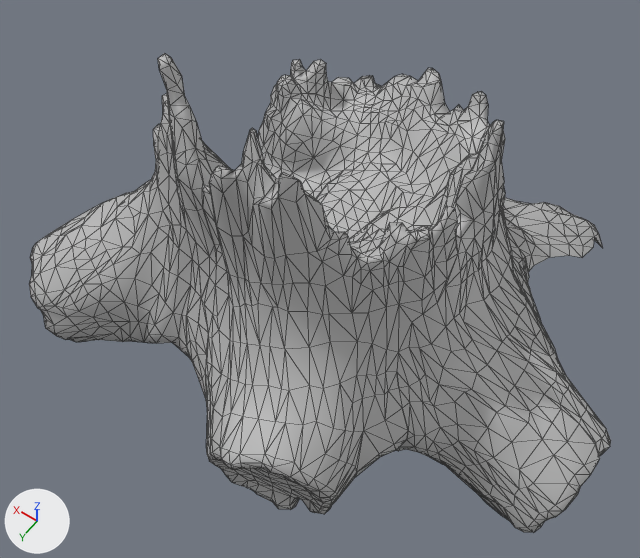
The FBX model Assets/3D Assets/Waterfall Level/Treestump split.fbx as it was, and as the next commit left it.
One viewpoint serves both versions: a 50 mm camera at (-0.0416, 0.0887, 0.1134) aimed at (-0.0063, 0.0392, 0.0356). Lighting does not change. The marker at lower left points along +X, +Y and +Z. Mesh edges are drawn as thin lines. Where no turn or scale is listed for an object, it has been applied to the vertices.

Script lines for the objects in view, before the commit:
```python
me_mesh = bpy.data.meshes.new('Mesh')
me_mesh.from_pydata(...)  # 423 vertices, 754 faces; spans x -0.0192..0.0134, y 0.0202..0.0488, z 0.0263..0.0575
me_mesh.materials.append(mat_lambert1)  # grey #bcbcbc
me_mesh_001 = bpy.data.meshes.new('Mesh.001')
me_mesh_001.from_pydata(...)  # 513 vertices, 948 faces; spans x -0.011..0.0172, y -0.0021..0.0328, z 0.0216..0.0523
me_mesh_001.materials.append(mat_lambert1)  # grey #bcbcbc
me_mesh_002 = bpy.data.meshes.new('Mesh.002')
me_mesh_002.from_pydata(...)  # 594 vertices, 1099 faces; spans x -0.041..-0.009, y 0.0064..0.0473, z 0.0162..0.0603
me_mesh_002.materials.append(mat_lambert1)  # grey #bcbcbc
me_mesh_003 = bpy.data.meshes.new('Mesh.003')
me_mesh_003.from_pydata(...)  # 424 vertices, 795 faces; spans x -0.0231..0.0024, y 0.0418..0.0621, z 0.021..0.0645
me_mesh_003.materials.append(mat_lambert1)  # grey #bcbcbc
me_mesh_004 = bpy.data.meshes.new('Mesh.004')
me_mesh_004.from_pydata(...)  # 521 vertices, 985 faces; spans x -0.0016..0.0278, y 0.0377..0.0583, z 0.0198..0.0664
me_mesh_004.materials.append(mat_lambert1)  # grey #bcbcbc
ob_treestump_split_a = bpy.data.objects.new('Treestump_split_a', me_mesh_001)
ob_treestump_split_a.location = (0.0, 0.0, 0.0)
ob_treestump_split_b = bpy.data.objects.new('Treestump_split_b', me_mesh_002)
ob_treestump_split_b.location = (0.0, 0.0, 0.0)
ob_treestump_split_c = bpy.data.objects.new('Treestump_split_c', me_mesh_003)
ob_treestump_split_c.location = (0.0, 0.0, 0.0)
ob_treestump_split_center = bpy.data.objects.new('Treestump_split_center', me_mesh)
ob_treestump_split_center.location = (0.0, 0.0, 0.0)
ob_treestump_split_d = bpy.data.objects.new('Treestump_split_d', me_mesh_004)
ob_treestump_split_d.location = (0.0, 0.0, 0.0)
```
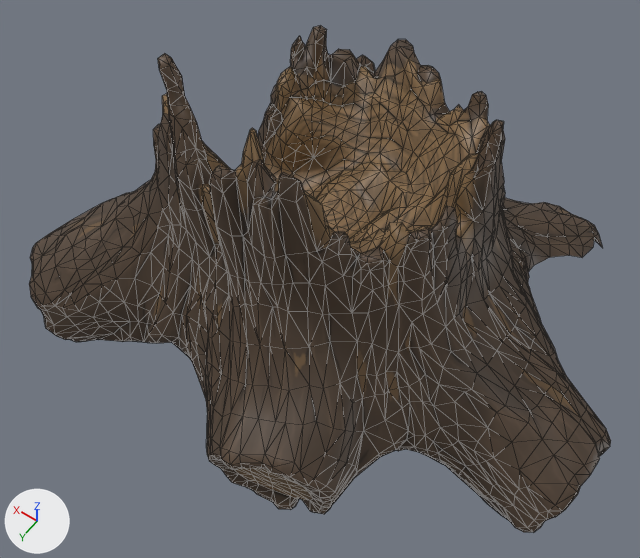
What changed in the scene script:
```text
Add mat_mat_treestump_a:
    mat_mat_treestump_a = principled_material('mat_treestump_a')
    mat_mat_treestump_a.texture = img_waterfall_tree_alb_1_png
Add mat_mat_treestump_center:
    mat_mat_treestump_center = principled_material('mat_treestump_center')
    mat_mat_treestump_center.texture = img_waterfall_tree_alb_png
Change me_mesh:
    where me_mesh.from_pydata(...)  # 423 vertices, 754 faces; spans x -0.0192..0.0134, y 0.0202..0.0488, z 0.0263..0.0575
    me_mesh part 1: 48 of 423 vertices moved; they spanned x -0.007..0.0055, y 0.0202..0.0277, z 0.0448..0.0499 and now span x -0.007..0.0055, y 0.0202..0.0277, z 0.045..0.0519; mean shift (0.0, 0.0, 0.0014); largest move (-0.0045, 0.0211, 0.0484) -> (-0.0045, 0.0211, 0.0519)
    me_mesh part 2: 728 faces spanning x -0.0192..0.0134, y 0.0202..0.0488, z 0.0263..0.0575 switch from mat_lambert1 (grey #bcbcbc) to mat_mat_treestump_center (picture img_waterfall_tree_alb_png)
Change me_mesh_002:
    where me_mesh_002.from_pydata(...)  # 594 vertices, 1099 faces; spans x -0.041..-0.009, y 0.0064..0.0473, z 0.0162..0.0603
    remove me_mesh_002.materials.append(mat_lambert1)  # grey #bcbcbc
    add me_mesh_002.materials.append(mat_mat_treestump_b)  # picture img_waterfall_tree_alb_4_png
Change me_mesh_004:
    where me_mesh_004.from_pydata(...)  # 521 vertices, 985 faces; spans x -0.0016..0.0278, y 0.0377..0.0583, z 0.0198..0.0664
    remove me_mesh_004.materials.append(mat_lambert1)  # grey #bcbcbc
    add me_mesh_004.materials.append(mat_mat_treestump_d)  # picture img_waterfall_tree_alb_10_png
Change me_mesh_003:
    where me_mesh_003.from_pydata(...)  # 424 vertices, 795 faces; spans x -0.0231..0.0024, y 0.0418..0.0621, z 0.021..0.0645
    remove me_mesh_003.materials.append(mat_lambert1)  # grey #bcbcbc
    add me_mesh_003.materials.append(mat_mat_treestump_c)  # picture img_waterfall_tree_alb_7_png
Change me_mesh_001:
    remove me_mesh_001.from_pydata(...)  # 513 vertices, 948 faces; spans x -0.011..0.0172, y -0.0021..0.0328, z 0.0216..0.0523
    add me_mesh_001.from_pydata(...)  # 513 vertices, 948 faces; spans x -0.011..0.0172, y -0.0021..0.0328, z 0.0216..0.0549
    me_mesh_001 part 3: 115 of 513 vertices moved; they spanned x -0.0072..0.0081, y 0.017..0.0281, z 0.0437..0.0523 and now span x -0.0072..0.0081, y 0.017..0.0281, z 0.044..0.0549; mean shift (0.0, 0.0, 0.0022); largest move (-0.002, 0.0186, 0.0482) -> (-0.002, 0.0186, 0.0532)
    me_mesh_001 part 4: 886 faces spanning x -0.011..0.0172, y -0.0021..0.0328, z 0.0216..0.0549 switch from mat_lambert1 (grey #bcbcbc) to mat_mat_treestump_a (picture img_waterfall_tree_alb_1_png)
```

What differs and where, as boxes [x1, y1, x2, y2] in the pictures (640 x 558 px; the box of a moved part takes in the faces that stretch with it):
'Treestump_split_c', recoloured (grey to brown): [186, 128, 410, 514] in both
'Treestump_split_b', recoloured: [397, 91, 611, 532] in both
'Treestump_split_d', recoloured (grey to brown): [29, 54, 214, 357] in both
'Treestump_split_center', reshaped (13% taller): before [202, 87, 478, 253]; after [202, 66, 478, 253]
'Treestump_split_a', reshaped: before [258, 59, 450, 161]; after [258, 26, 450, 161]
part 1 of me_mesh, moved or reshaped: before [291, 87, 423, 139]; after [290, 66, 423, 139]
part 2 of me_mesh, recoloured (grey to brown): [202, 98, 478, 253] in both
part 3 of me_mesh_001, moved or reshaped: before [274, 59, 441, 106]; after [274, 26, 441, 106]
part 4 of me_mesh_001, recoloured (grey to brown): [258, 80, 450, 161] in both
